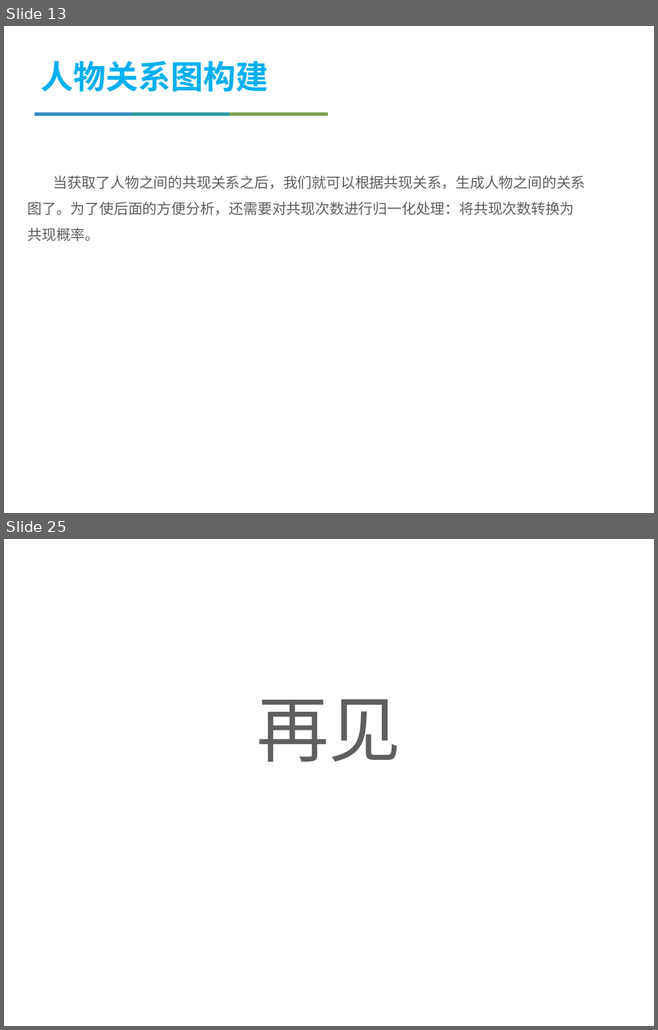
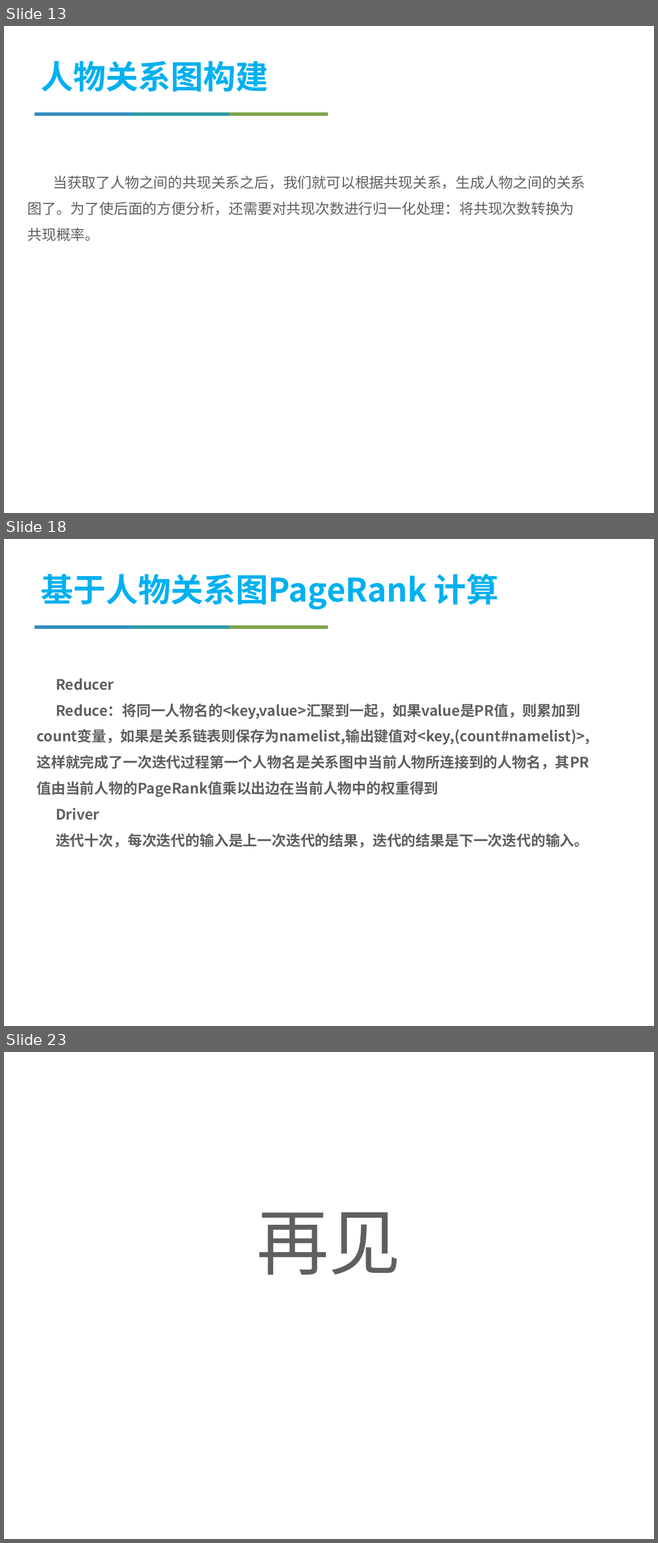
Before and after one commit to jiyizheng/bigdata, a slide deck: mp.pptx. Shown one above the other, each under a label of ours: slides 13 and 25 before the commit, slides 13, 18 and 23 after it; the slides between them are not shown. The pictures are 658x1030 and 658x1543 pixels, drawn with LibreOffice and Linux fonts; fonts in the diff are those of the drawing; background and template pictures are left out. Boxes give left, top, right and bottom in pixels: in the first picture for what was removed or moved away, otherwise in the second. Text is boxed around its words. In the diff, an @@ line names an element or a change of style, - is before the commit and + after.

```diff
--- a/mp.pptx
+++ b/mp.pptx
@@ slide 18 added at (x1=4, y1=539, x2=654, y2=1026), background #FFFFFF @@
@@ text added at (x1=41, y1=574, x2=498, y2=610), 36 pt, text #00B0F0, bold @@
+基于人物关系图PageRank 计算
@@ rectangle added at (x1=35, y1=625, x2=133, y2=629), fill #358CC1 @@
@@ rectangle added at (x1=132, y1=625, x2=230, y2=629), fill #2D9C9F @@
@@ rectangle added at (x1=230, y1=625, x2=328, y2=629), fill #7DA44B @@
@@ text added at (x1=36, y1=678, x2=589, y2=848), 16 pt, text #5F5F5F, bold @@
+Reducer
+Reduce：将同一人物名的<key,value>汇聚到一起，如果value是PR值，则累加到count变量，如果是关系链表则保存为namelist,输出键值对<key,(count#namelist)>,这样就完成了一次迭代过程第一个人物名是关系图中当前人物所连接到的人物名，其PR值由当前人物的PageRank值乘以出边在当前人物中的权重得到
+Driver
+迭代十次，每次迭代的输入是上一次迭代的结果，迭代的结果是下一次迭代的输入。
@@ what was slide 25 is now slide 23 @@
```
Also in this commit, not shown: 9 slides changed, 6 other slides added, 10 slides removed, 2 other files.
